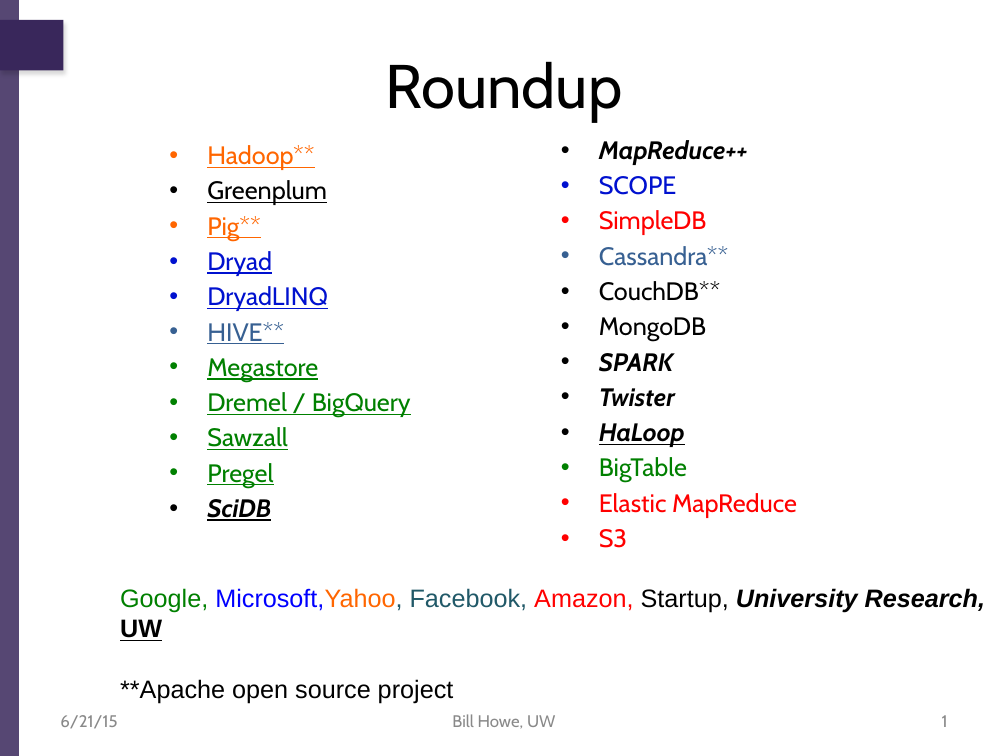
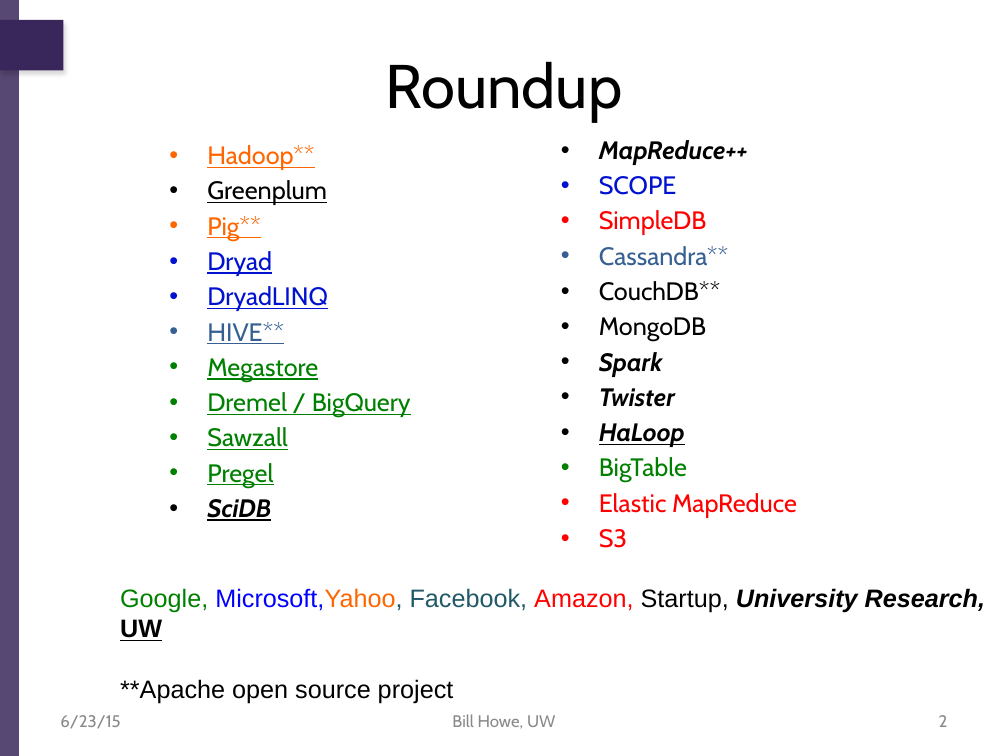
Before and after one commit to billhowe/datasci_course_materials, a slide deck: slide 2 of day1_data_management/part3_nosql/06_nosql.pptx (slide 1 before the commit). Drawn at 1008x756 pixels with LibreOffice and Linux fonts; fonts in the diff are those of the drawing; background and template pictures are left out. Boxes give left, top, right and bottom in pixels: in the first picture for what was removed or moved away, otherwise in the second. Text is boxed around its words. In the diff, an @@ line names an element or a change of style, - is before the commit and + after.

```diff
--- a/day1_data_management/part3_nosql/06_nosql.pptx
+++ b/day1_data_management/part3_nosql/06_nosql.pptx
@@ text at [599,352,663,377]: text changed @@
-• SPARK
+• Spark
@@ text at [60,715,120,729]: text changed @@
-6/21/15
+6/23/15
@@ page number at [939,715,948,727]: text changed @@
-1
+2
```
Also in this commit, not shown: 20 other slides changed, 7 slides added, 2 slides removed.
